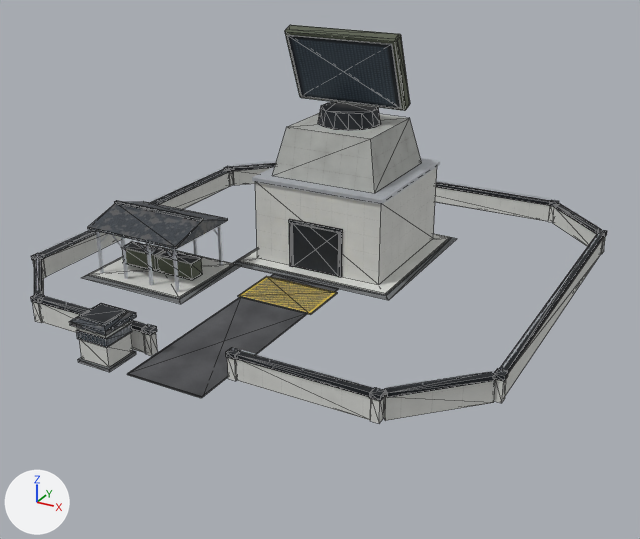
One commit to the glTF model Models/abm_radar.glb: the scene before it, then after it.
One viewpoint serves both versions: a 50 mm lens placed at (57.1, -106.6, 52.2), pointed at (1.9, -6.2, 2.0). The axes (+X, +Y, +Z) are drawn at lower left. The lights are the same throughout. The picture after the commit comes second. Mesh edges are drawn as thin lines on the coarser meshes. Vertices at exactly the same position are counted once.

The scene before the commit, as lines of its bpy script (objects in view):
```python
me_rad_l1_concdark_007 = bpy.data.meshes.new('RAD_L1_ConcDark.007')
me_rad_l1_concdark_007.from_pydata(...)  # 24 vertices, 36 faces; spans x -28.9..12.9, y -39.9..18.9, z 0.0..0.4
me_rad_l1_concdark_007.materials.append(mat_mat_no_concrete_dark)  # picture img_tex_no_concrete_dark
me_rad_l1_concmid_007 = bpy.data.meshes.new('RAD_L1_ConcMid.007')
me_rad_l1_concmid_007.from_pydata(...)  # 8 vertices, 12 faces; spans x -8.2..8.2, y -2.2..14.2, z 13.1..20.1
me_rad_l1_concmid_007.materials.append(mat_mat_no_concrete_mid)  # picture img_tex_no_concrete_mid
me_rad_l1_doorcorr_007 = bpy.data.meshes.new('RAD_L1_DoorCorr.007')
me_rad_l1_doorcorr_007.from_pydata(...)  # a box spanning x -3.76..3.76, y -4.2..-4.0, z 0.54..7.28
me_rad_l1_doorcorr_007.materials.append(mat_mat_no_door_corrugated)  # picture img_tex_no_door_corrugated
ob_rad_l1_concdark = bpy.data.objects.new('RAD_L1_ConcDark', me_rad_l1_concdark_007)
ob_rad_l1_concdark.location = (0.0, 0.0, 0.0)
ob_rad_l1_concmid = bpy.data.objects.new('RAD_L1_ConcMid', me_rad_l1_concmid_007)
ob_rad_l1_concmid.location = (0.0, 0.0, 0.0)
ob_rad_l1_doorcorr = bpy.data.objects.new('RAD_L1_DoorCorr', me_rad_l1_doorcorr_007)
ob_rad_l1_doorcorr.location = (0.0, 0.0, 0.0)
# also in view: 'RAD_L1_MilOlive' at (-8.8, -3.6, 17.1); 'RAD_L1_SteelTruss' at (0.0, 0.0, 16.2); 'RAD_L1_HatchZone' at (0.0, -12.0, 0.1); 'RAD_L1_SteelDark' at (0.0, -2.4, 11.4); 'RAD_L1_Asphalt' at (0.0, -23.2, 0.1)
```
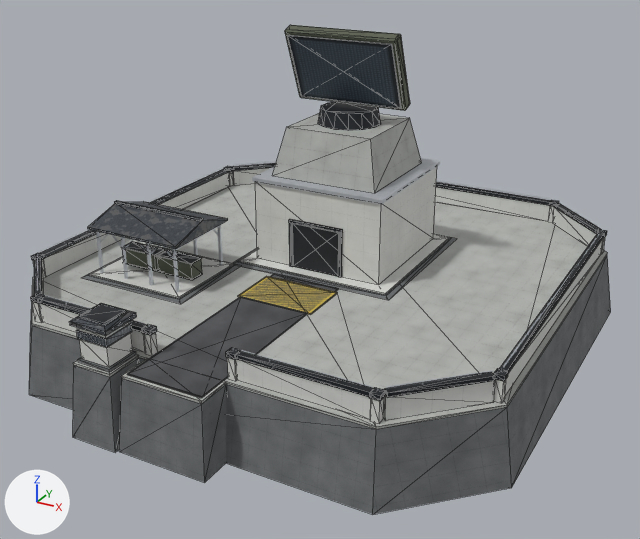
What differs and where, as boxes (x1, y1, x2, y2) in the pictures (640 x 539 px):
```json
{"object": "RAD_L1_ConcMid", "change": "reshaped", "before": [272, 113, 422, 193], "after": [32, 113, 608, 429], "on screen": "282% wider, 291% taller"}
{"object": "RAD_L1_ConcDark", "change": "reshaped", "before": [78, 237, 456, 372], "after": [29, 237, 611, 514], "on screen": "54% wider, 104% taller"}
{"part": 1, "of": "me_rad_l1_concdark_007", "change": "added", "after": [29, 256, 611, 514]}
{"part": 2, "of": "me_rad_l1_concdark_007", "change": "added", "after": [73, 358, 226, 483]}
{"part": 3, "of": "me_rad_l1_concmid_007", "change": "added", "after": [73, 355, 139, 377]}
{"part": 4, "of": "me_rad_l1_concmid_007", "change": "added", "after": [121, 358, 226, 404]}
{"part": 5, "of": "me_rad_l1_concmid_007", "change": "added", "after": [32, 184, 608, 429]}
```

The change, as JSON lines over the scene's bpy script:
```json
{"block": "me_rad_l1_concdark_007", "where": "# used by ob_rad_l1_concdark; location = (0.0, 0.0, 0.0)"}
{"op": "remove", "block": "me_rad_l1_concdark_007", "code": "me_rad_l1_concdark_007.from_pydata(...)  # 24 vertices, 36 faces; spans x -28.9..12.9, y -39.9..18.9, z 0.0..0.4"}
{"op": "add", "block": "me_rad_l1_concdark_007", "code": "me_rad_l1_concdark_007.from_pydata(...)  # 56 vertices, 88 faces; spans x -36.8..36.8, y -41.4..36.8, z -10.0..0.4"}
{"block": "me_rad_l1_concdark_007", "change": "me_rad_l1_concdark_007 part 1: a new loose piece of 16 vertices spanning x -36.8..36.8, y -36.8..36.8, z -10.0..-0.3, in mat_mat_no_concrete_dark (picture img_tex_no_concrete_dark)"}
{"block": "me_rad_l1_concdark_007", "change": "me_rad_l1_concdark_007 part 2"}
{"block": "me_rad_l1_concdark_007", "change": "16 vertices are added at x -13.1..6.2, y -41.4..-35.2, z -9.9..-0.3"}
{"block": "me_rad_l1_concdark_007", "change": "24 new faces join them"}
{"block": "me_rad_l1_concmid_007", "where": "# used by ob_rad_l1_concmid; location = (0.0, 0.0, 0.0)"}
{"op": "remove", "block": "me_rad_l1_concmid_007", "code": "me_rad_l1_concmid_007.from_pydata(...)  # 8 vertices, 12 faces; spans x -8.2..8.2, y -2.2..14.2, z 13.1..20.1"}
{"op": "add", "block": "me_rad_l1_concmid_007", "code": "me_rad_l1_concmid_007.from_pydata(...)  # 40 vertices, 64 faces; spans x -35.2..35.2, y -40.3..35.2, z -0.3..20.1"}
{"block": "me_rad_l1_concmid_007", "change": "me_rad_l1_concmid_007 part 3: a new loose piece, a box spanning x -12.6..-7.0, y -40.3..-35.18, z -0.35..0.0, in mat_mat_no_concrete_mid (picture img_tex_no_concrete_mid)"}
{"block": "me_rad_l1_concmid_007", "change": "me_rad_l1_concmid_007 part 4: a new loose piece, a box spanning x -5.65..5.65, y -39.9..-35.18, z -0.35..0.0, in mat_mat_no_concrete_mid (picture img_tex_no_concrete_mid)"}
{"block": "me_rad_l1_concmid_007", "change": "me_rad_l1_concmid_007 part 5: a new loose piece of 16 vertices spanning x -35.2..35.2, y -35.2..35.2, z -0.3..0.0, in mat_mat_no_concrete_mid (picture img_tex_no_concrete_mid)"}
```
